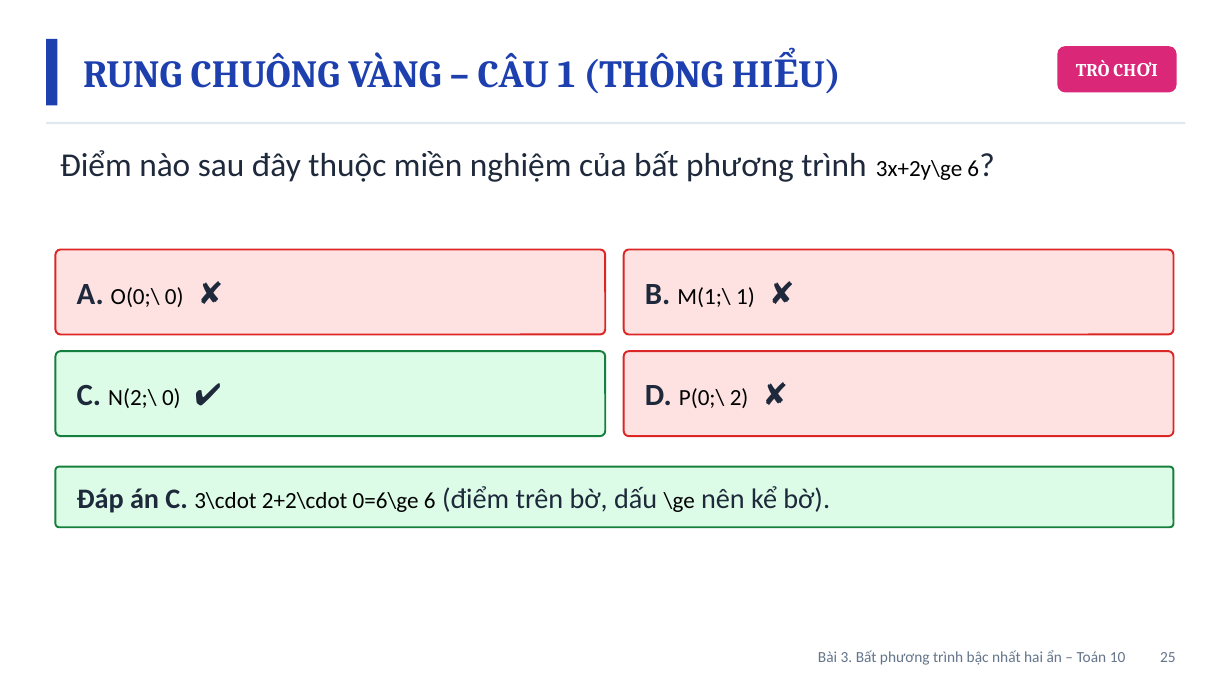
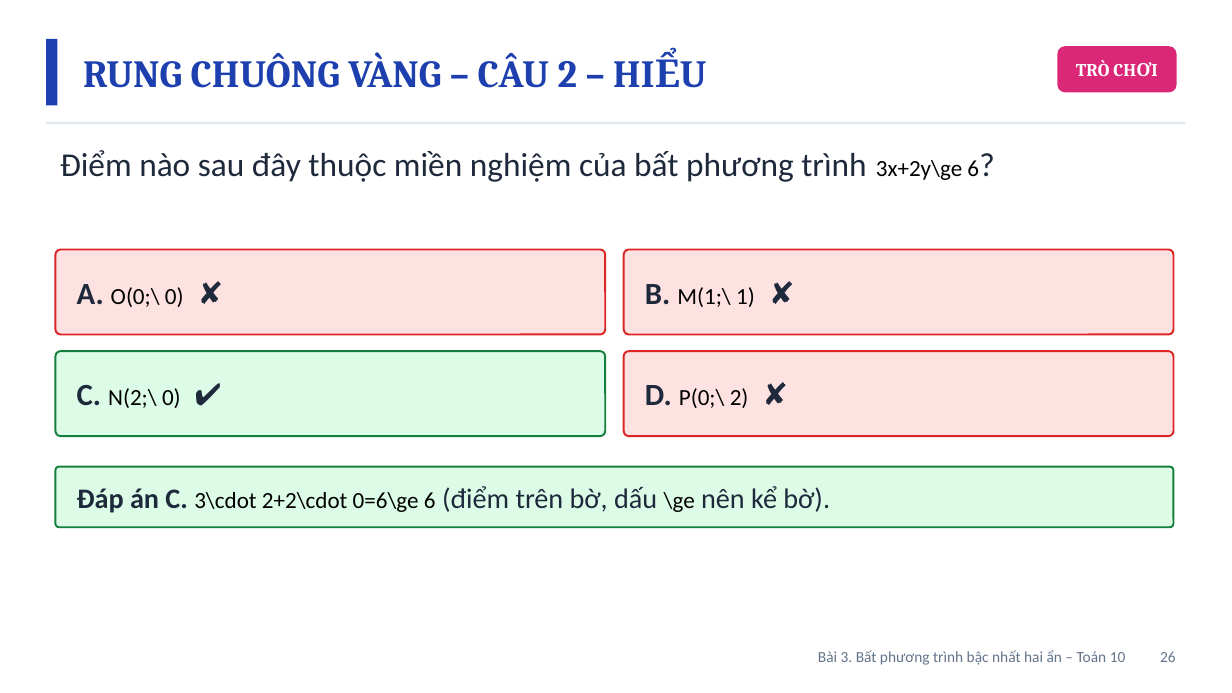
Before and after one commit to Trangtu66/Taode_thi_online, a slide deck: slide 26 of mon/toan/slide/lop10/BaiGiangDienTu_TOAN10_Bai3_BPTBacNhatHaiAn_T10-11.pptx (slide 25 before the commit). Drawn at 1232x693 pixels with LibreOffice and Linux fonts; fonts in the diff are those of the drawing. Boxes give left, top, right and bottom in pixels: in the first picture for what was removed or moved away, otherwise in the second. Text is boxed around its words. In the diff, an @@ line names an element or a change of style, - is before the commit and + after.

```diff
--- a/mon/toan/slide/lop10/BaiGiangDienTu_TOAN10_Bai3_BPTBacNhatHaiAn_T10-11.pptx
+++ b/mon/toan/slide/lop10/BaiGiangDienTu_TOAN10_Bai3_BPTBacNhatHaiAn_T10-11.pptx
@@ text at (x1=83, y1=52, x2=578, y2=88): text changed @@
-RUNG CHUÔNG VÀNG – CÂU 1 (THÔNG HIỂU)
+RUNG CHUÔNG VÀNG – CÂU 2 – HIỂU
@@ text at (x1=818, y1=650, x2=1176, y2=665): text changed @@
-Bài 3. Bất phương trình bậc nhất hai ẩn – Toán 10 25
+Bài 3. Bất phương trình bậc nhất hai ẩn – Toán 10 26
```
Also in this commit, not shown: 7 other slides changed, 4 slides added, 9 other files.
